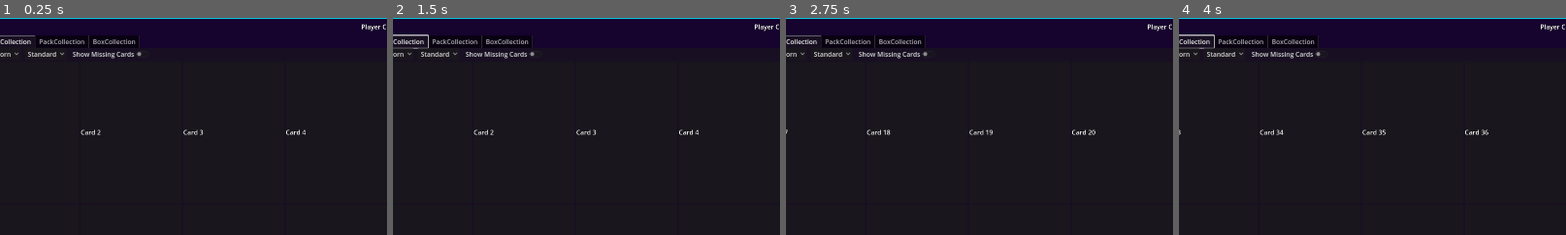
Above: before the commit, frames 1-4 (left to right).
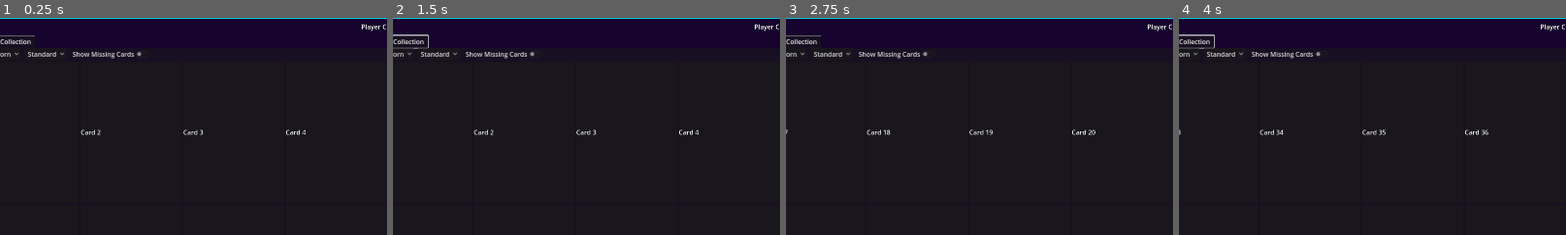
Above: after the commit, the same moments.

Repository: Coffeeworld/IdleCardShop
Game: Godot game, scene res://scenes/Main.tscn
Same seed, same stepped clock (60 frames per second), same inputs: the game is played once before the commit and once after it.
Inputs (mouse positions are % of the whole screen's width and height, from its top left):
- Up to frame 1 (0.25 s): no input
- Up to frame 2 (1.5 s): click (27, 12) at 0.52 s; type "12" at 0.6 s; click "Add Card to Collection" at 1.25 s
- Up to frame 3 (2.75 s): click (50, 77) at 2 s
- Up to frame 4 (4 s): click (51, 77) at 2.75 s; click "Wipe Inventory" at 3.5 s
The pictures show only the part of the screen within x 0-50%, y 0-50%; the shares and areas given below are measured in that part.

The runs differ from the first frame. In frame 1, 1.4% of the frame differs, in the area x 9-37%, y 8-14%; in frame 2, 1.4%; in frame 3, 1.4%; in frame 4, 1.4%.
Error before the commit: Cannot call method 'get_children' on a null value. (res://scenes/collection_ui.gd:45)

Commit message:
New card collection UI is showing player collection at startup. Needs to be refreshed whenever changes occur to player collection.

Diff:
--- a/resources/card.gd
+++ b/resources/card.gd
@@ -147,6 +147,7 @@
 		new_card.surface_finish = SurfaceFinish.FOIL
 	else:
 		new_card.surface_finish = SurfaceFinish.STANDARD
+	print("SELECTED CARD NUMBER: " + selected_card.card_number)
 	new_card.number = selected_card.card_number
 	new_card.card_id = selected_card.card_id
 	new_card.source = Source.get(selected_card.source.to_upper())
@@ -190,6 +191,7 @@
 	var selected_card = select_card_from_candidates(candidate_cards)
 	#print(selected_card)
 	var new_card = Card.new()
+	new_card.card_id = selected_card.card_key
 	new_card.card_set_name = card_set_name
 	new_card.quality = randi() % Quality.size()
 	if randf() < 0.07:
@@ -204,6 +206,7 @@
 	new_card.keywords = selected_card.keywords
 	new_card.name = selected_card.card_name
 	new_card.flavor_text = selected_card.flavor
+	new_card.number = selected_card.card_number
 	if selected_card.has("text") and selected_card.text:
 		new_card.text = selected_card.text
 	if selected_card.has("art") and selected_card.art:
@@ -273,6 +276,7 @@
 			print("Selected card: " + card.card_name)
 			print(card)
 			print("Card Key: " + card_key)
+			card["card_key"] = card_key
 			return card
 	print("-------------------")
 	return {}
--- a/resources/player_collection.tres
+++ b/resources/player_collection.tres
@@ -4,6 +4,7 @@
 
 [resource]
 script = ExtResource("1_dm0nn")
+game_name = ""
 player_card_collection = []
 player_pack_collection = []
 player_box_collection = []
--- a/scenes/Collection_UI.tscn
+++ b/scenes/Collection_UI.tscn
@@ -54,13 +54,3 @@
 
 [node name="CardCollection" parent="PanelContainer/VBoxContainer/TabContainer" instance=ExtResource("3_0hnt6")]
 layout_mode = 2
-
-[node name="PackCollection" parent="PanelContainer/VBoxContainer/TabContainer" instance=ExtResource("3_0hnt6")]
-visible = false
-layout_mode = 2
-item_type = 1
-
-[node name="BoxCollection" parent="PanelContainer/VBoxContainer/TabContainer" instance=ExtResource("3_0hnt6")]
-visible = false
-layout_mode = 2
-item_type = 2
--- a/scenes/collection.gd
+++ b/scenes/collection.gd
@@ -57,9 +57,11 @@
 				grid.add_child(cardPanel)
 		%ItemGrids.get_child(0).show()
 		for card in GameManager.player_collection.player_card_collection:
+			print(card.name)
 			var card_number = card.get_card_number()
 			print("Card Number: " + card_number)
 			var card_panel = find_card_panel_by_number(card_number)
+			print(card_panel)
 			if card_panel != null:
 				var card_instance = load("res://scenes/Card.tscn").instantiate()
 				card_instance.set_card(card)
@@ -75,5 +77,6 @@
 	for grid in %ItemGrids.get_children():
 		for cardPanel in grid.get_children():
 			if cardPanel.get_child(0).get_text() == "Card " + number:
+				print("FOUND CARD PANEL")
 				return cardPanel
 	return null
--- a/scenes/collection_ui.gd
+++ b/scenes/collection_ui.gd
@@ -1,7 +1,7 @@
 extends Control
 class_name CollectionDialogue
 
-var player_collection : PlayerCollection
+var player_collection: PlayerCollection
 var player_card_collection
 var player_pack_collection
 var player_box_collection
@@ -11,43 +11,3 @@
 	player_card_collection = player_collection.player_card_collection
 	player_pack_collection = player_collection.player_pack_collection
 	player_box_collection = player_collection.player_box_collection
-
-	# Set the number of columns
-	var num_columns = get_viewport_rect().size.x / 260
-
-	SignalManager.update_collection_ui.connect(load_collection)
-
-	# Load the collection
-	load_collection()
-
-func load_collection():
-	clean_collection_ui()
-
-	# Load the card collection
-	for card in player_card_collection:
-		var card_instance = load("res://scenes/Card.tscn").instantiate()
-		card_instance.set_card(card)
-		%CardCollection.add_child(card_instance)
-
-	# Load the pack collection
-	for pack in player_pack_collection:
-		var pack_instance = load("res://scenes/Pack.tscn").instantiate()
-		pack_instance.set_pack(pack)
-		%PackCollection.add_child(pack_instance)
-
-	# Load the box collection
-	for box in player_box_collection:
-		var box_instance = load("res://scenes/Box.tscn").instantiate()
-		box_instance.set_box(box)
-		%BoxCollection.add_child(box_instance)
-
-func clean_collection_ui():
-	for n in %CardCollection.get_children():
-		%CardCollection.remove_child(n)
-		n.queue_free()
-	for n in %PackCollection.get_children():
-		%PackCollection.remove_child(n)
-		n.queue_free()
-	for n in %BoxCollection.get_children():
-		%BoxCollection.remove_child(n)
-		n.queue_free()
